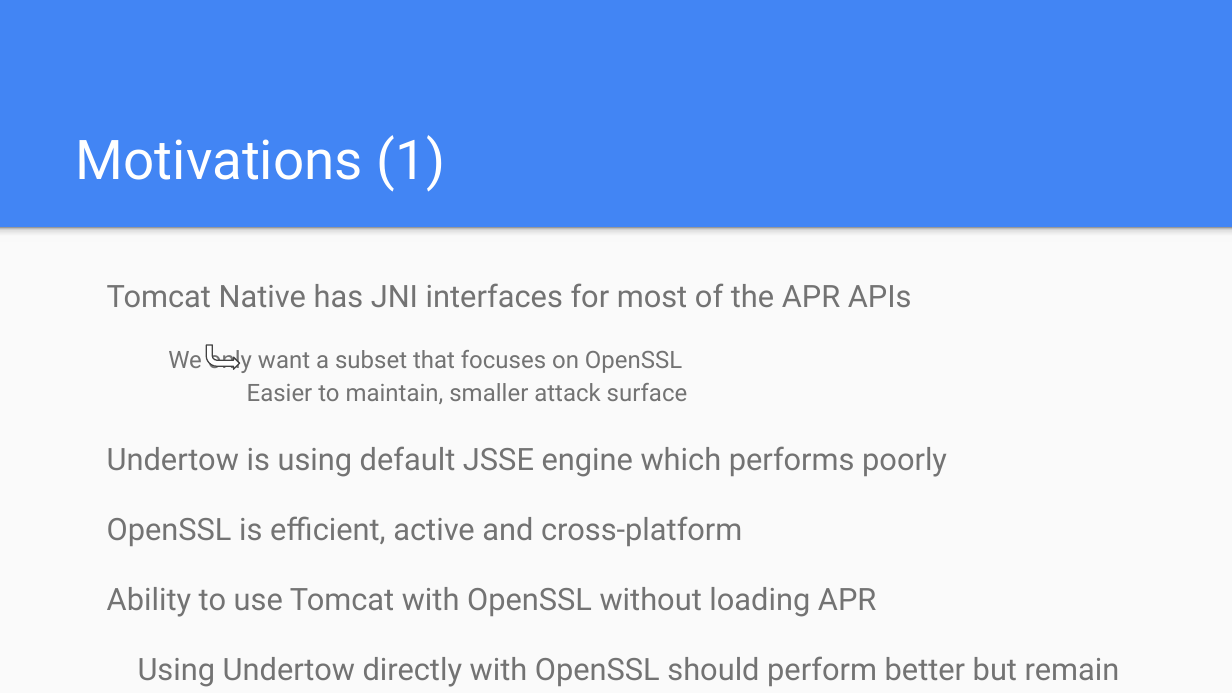
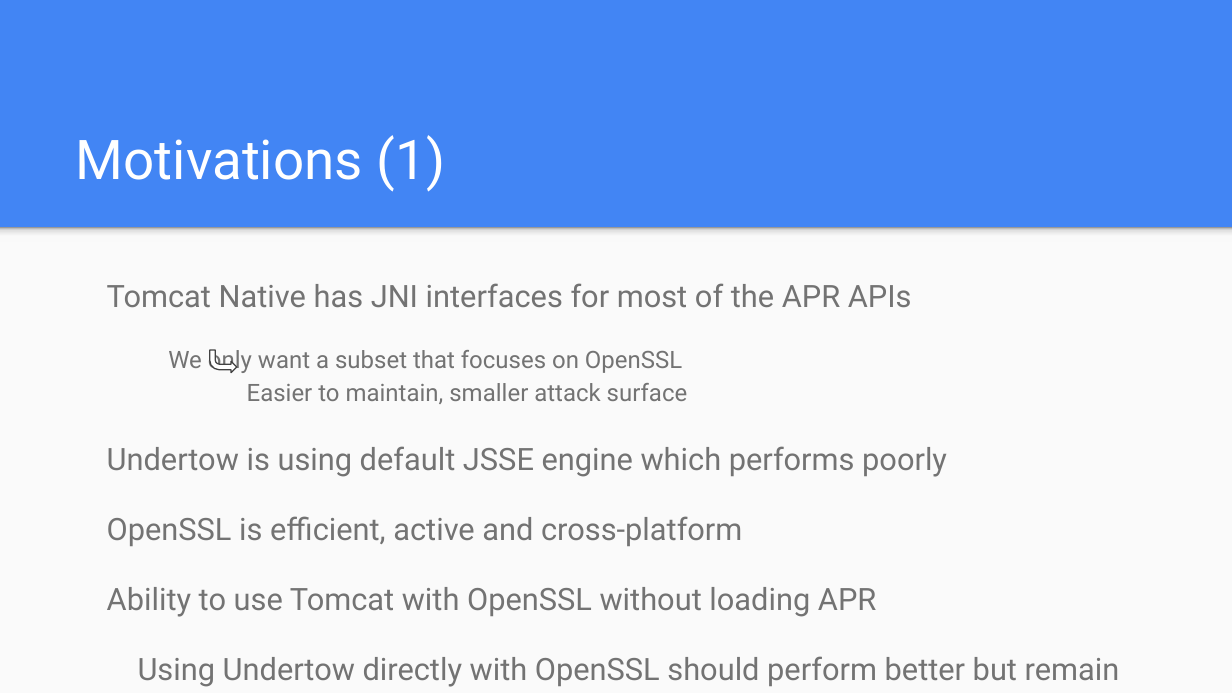
Before and after one commit to jocelynthode/tomcat-native2-doc, a slide deck: slide 9 of initial_presentation.pptx. Drawn at 1232x693 pixels with LibreOffice and Linux fonts; fonts in the diff are those of the drawing. Boxes give left, top, right and bottom in pixels: in the first picture for what was removed or moved away, otherwise in the second. Text is boxed around its words. In the diff, an @@ line names an element or a change of style, - is before the commit and + after.

```diff
--- a/initial_presentation.pptx
+++ b/initial_presentation.pptx
@@ bent arrow: place and size @@
-bent arrow at [206, 345, 239, 370]
+bent arrow at [209, 350, 237, 372]
```
Also in this commit, not shown: 1 other file.
